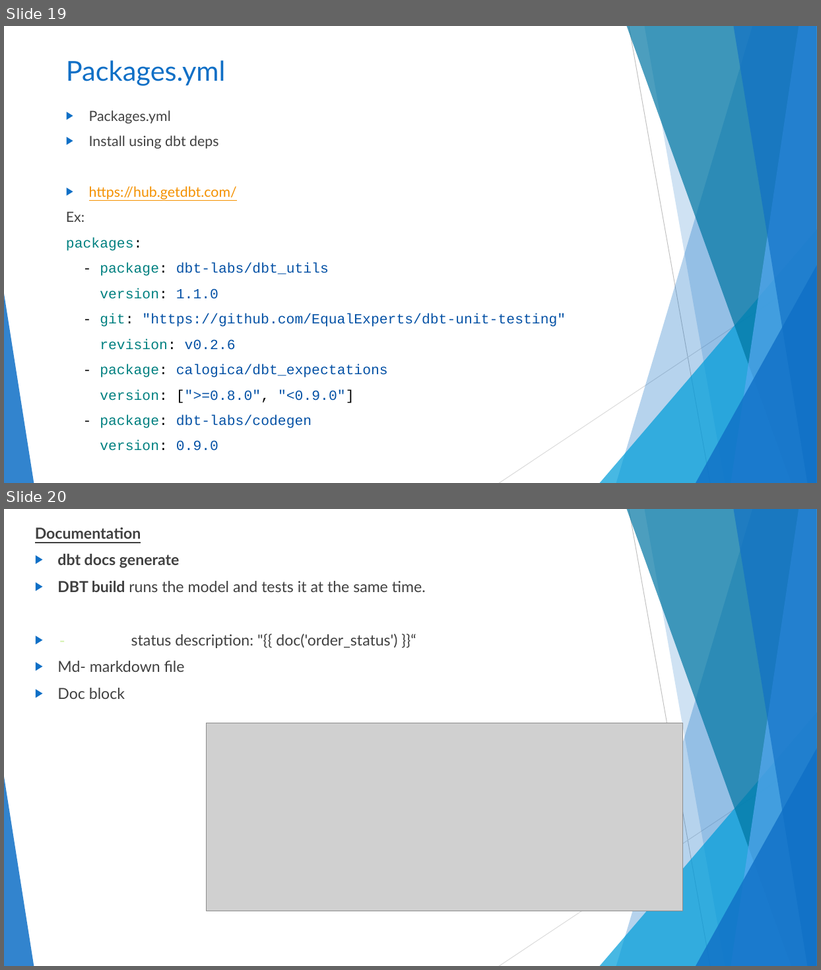
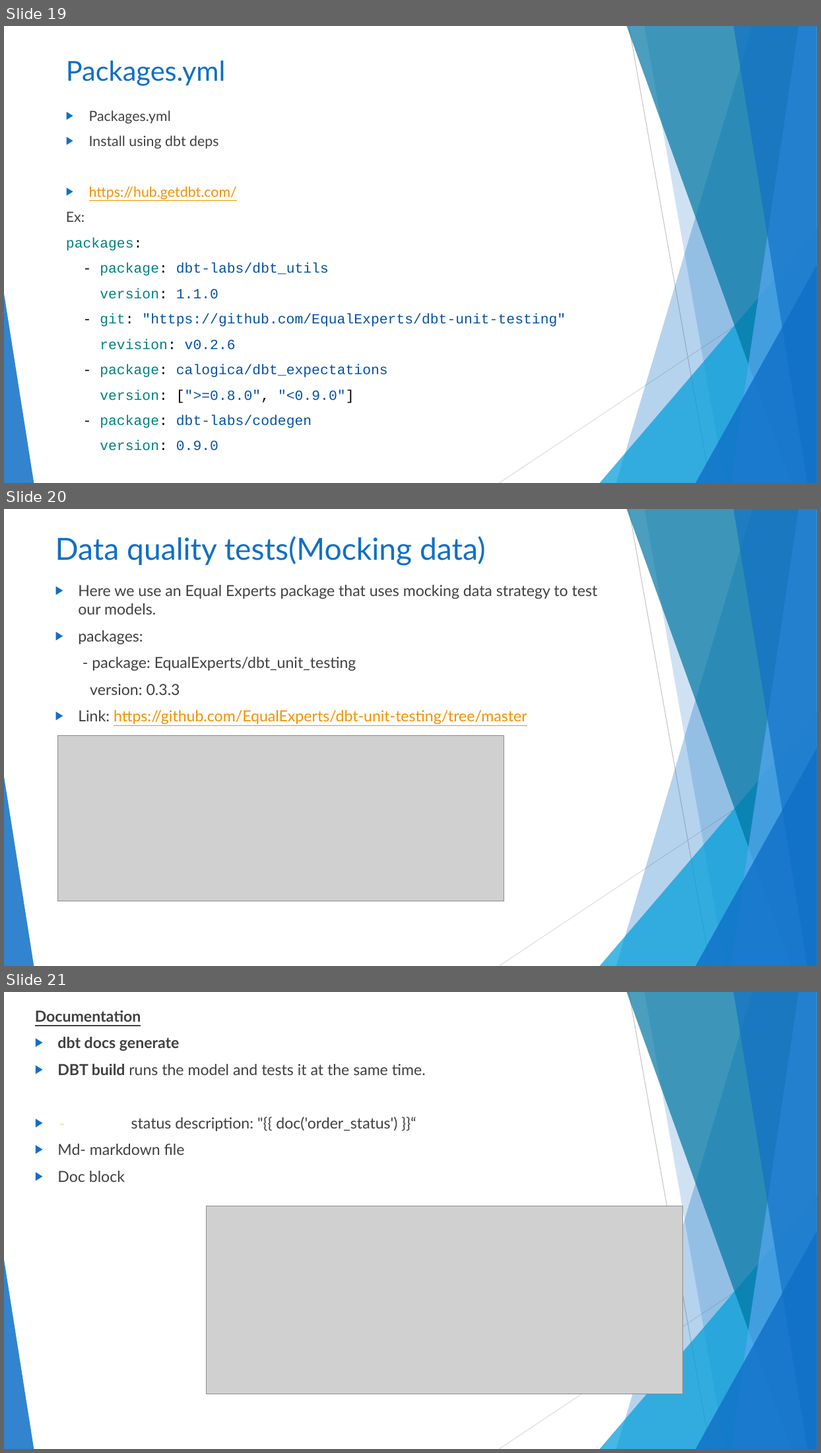
Before and after one commit to Amar-AIcloud/dbt_snowflake, a slide deck: DBT training.pptx. Shown one above the other, each under a label of ours: slides 19 and 20 before the commit, slides 19, 20 and 21 after it. The pictures are 821x970 and 821x1453 pixels, drawn with LibreOffice and Linux fonts; fonts in the diff are those of the drawing; grey boxes stand for pictures. Boxes give left, top, right and bottom in pixels: in the first picture for what was removed or moved away, otherwise in the second. Text is boxed around its words. In the diff, an @@ line names an element or a change of style, - is before the commit and + after.

```diff
--- a/DBT training.pptx
+++ b/DBT training.pptx
@@ slide 20 added at (4, 509, 817, 966), background #FFFFFF; not listed: 10 template elements that a slide beside it also shows @@
@@ title added at (55, 536, 486, 566), 36 pt, text #0F6FC6 @@
+Data quality tests(Mocking data)
@@ text added at (78, 585, 598, 725), 18 pt, text #404040 @@
+▶ Here we use an Equal Experts package that uses mocking data strategy to test our models.
+▶ packages:
+- package: EqualExperts/dbt_unit_testing
+version: 0.3.3
+▶ Link: https://github.com/EqualExperts/dbt-unit-testing/tree/master
@@ picture added at (57, 735, 504, 901) @@
@@ what was slide 20 is now slide 21 @@
```
Also in this commit, not shown: 16 other files.
